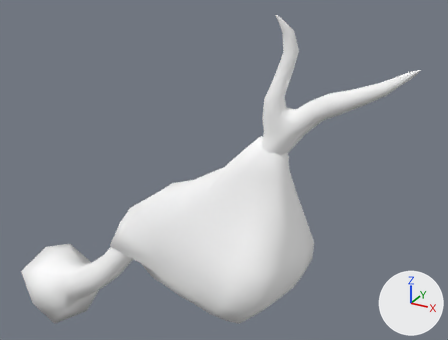
Renders of the FBX model HoloArt/3D/Complete Assets/EggBranch/Egg and Branch.fbx from each side of a commit.
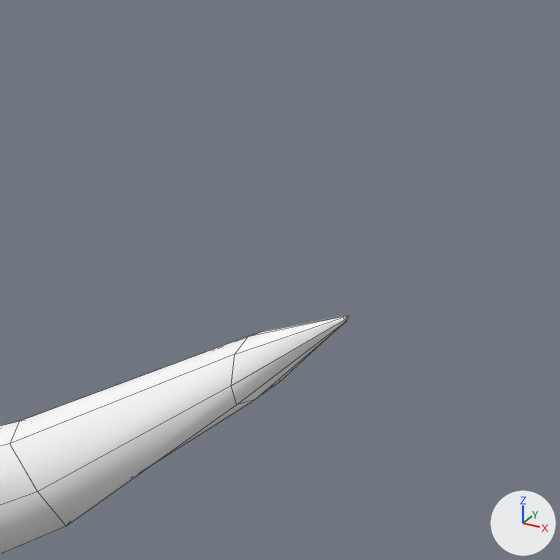
The first picture shows the older version from a camera (50 mm lens) standing at (0.0966, -0.1714, 0.1786) and looking at (-0.0039, 0.0113, 0.0872). The close-ups show the older and then the newer version on the part from 84% to 100% of the width and 9% to 29% of the height of that picture. Only the edits that show in the close-ups are written down. The axes (+X, +Y, +Z) are drawn at lower right. The lights are the same throughout. The close-ups show mesh edges as thin lines. Where no turn or scale is listed for an object, it has been applied to the vertices.

The scene before the commit, as lines of its bpy script (objects in view):
```python
me_mesh_001 = bpy.data.meshes.new('Mesh.001')
me_mesh_001.from_pydata(...)  # 250 vertices, 266 faces; spans x -0.099..0.06, y -0.013..0.025, z -0.087..0.056
me_mesh_001.materials.append(mat_branchmat)  # white #ffffff
ob_branch = bpy.data.objects.new('Branch', me_mesh_001)
ob_branch.location = (0.00418, -0.002, 0.09152)
```
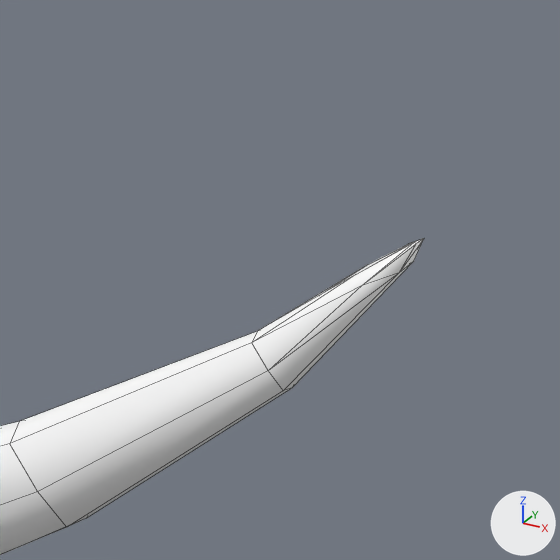
Where the newer file only moved an object's origin or applied its transform, the numbers keep the older frame.

Location of each change, [x1, y1, x2, y2] in pixels of the close-ups (560 x 560 px):
'Branch', reshaped
    before: [0, 316, 349, 554]
    after: [0, 238, 424, 555]
part 1 of me_mesh_001, built on
    before: [20, 316, 349, 526]
    after: [20, 238, 424, 527]

What the commit changed:
me_mesh_001 is used by ob_branch; location (0.00418, -0.002, 0.09152).
me_mesh_001 had 250 vertices, 266 faces and spanned x -0.099..0.06, y -0.013..0.025, z -0.087..0.056.
me_mesh_001 no longer uses material mat_branchmat (white #ffffff).
me_mesh_001 now has 256 vertices, 281 faces and spans x -0.099..0.062, y -0.013..0.025, z -0.087..0.056.
Part 1, on me_mesh_001:
10 vertices are removed from x 0.057..0.06, y -0.003..-0.002, z 0.043..0.045.
21 faces are deleted.
4 vertices move from x 0.057..0.06, y -0.003..-0.002, z 0.042..0.045 to x 0.057..0.062, y -0.003..-0.002, z 0.043..0.047.
16 vertices are added at x 0.058..0.062, y -0.004..-0.001, z 0.043..0.048.
36 new faces join them.
me_mesh_001 gains material mat_eggmat (white #ffffff).
